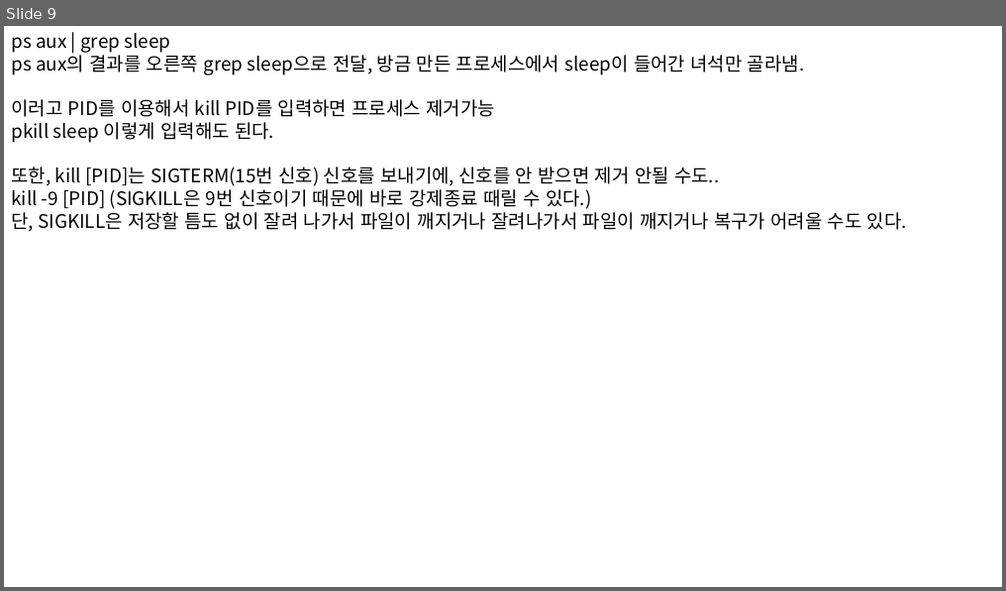
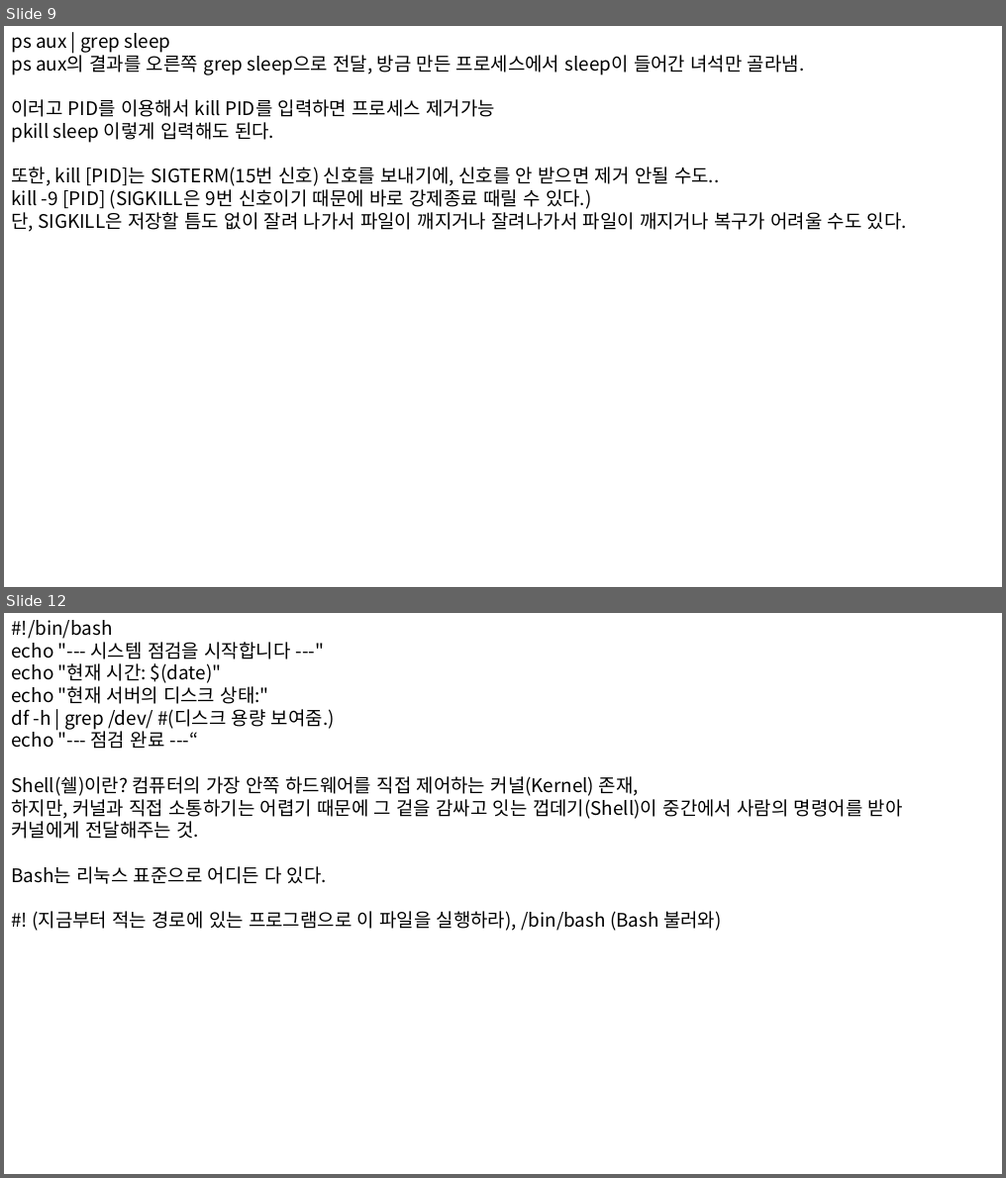
Before and after one commit to dimodimo0121/TIL, a slide deck: Linux/리눅스 공부.pptx. Shown one above the other, each under a label of ours: slide 9 before the commit, slides 9 and 12 after it; the slides between them are not shown. The pictures are 1006x591 and 1006x1178 pixels, drawn with LibreOffice and Linux fonts; fonts in the diff are those of the drawing. Boxes give left, top, right and bottom in pixels: in the first picture for what was removed or moved away, otherwise in the second. Text is boxed around its words. In the diff, an @@ line names an element or a change of style, - is before the commit and + after.

```diff
--- a/Linux/리눅스 공부.pptx
+++ b/Linux/리눅스 공부.pptx
@@ slide 12 added at (4, 613, 1002, 1174), background #FFFFFF @@
@@ text added at (11, 620, 903, 931), 18 pt, text #000000 @@
+#!/bin/bash
+echo "--- 시스템 점검을 시작합니다 ---"
+echo "현재 시간: $(date)"
+echo "현재 서버의 디스크 상태:"
+df -h | grep /dev/ #(디스크 용량 보여줌.)
+echo "--- 점검 완료 ---“
+Shell(쉘)이란? 컴퓨터의 가장 안쪽 하드웨어를 직접 제어하는 커널(Kernel) 존재,
+하지만, 커널과 직접 소통하기는 어렵기 때문에 그 겉을 감싸고 잇는 껍데기(Shell)이 중간에서 사람의 명령어를 받아
+커널에게 전달해주는 것.
+Bash는 리눅스 표준으로 어디든 다 있다.
+#! (지금부터 적는 경로에 있는 프로그램으로 이 파일을 실행하라), /bin/bash (Bash 불러와)
```
Also in this commit, not shown: 1 slide changed, 1 other slide added, 1 other file.
